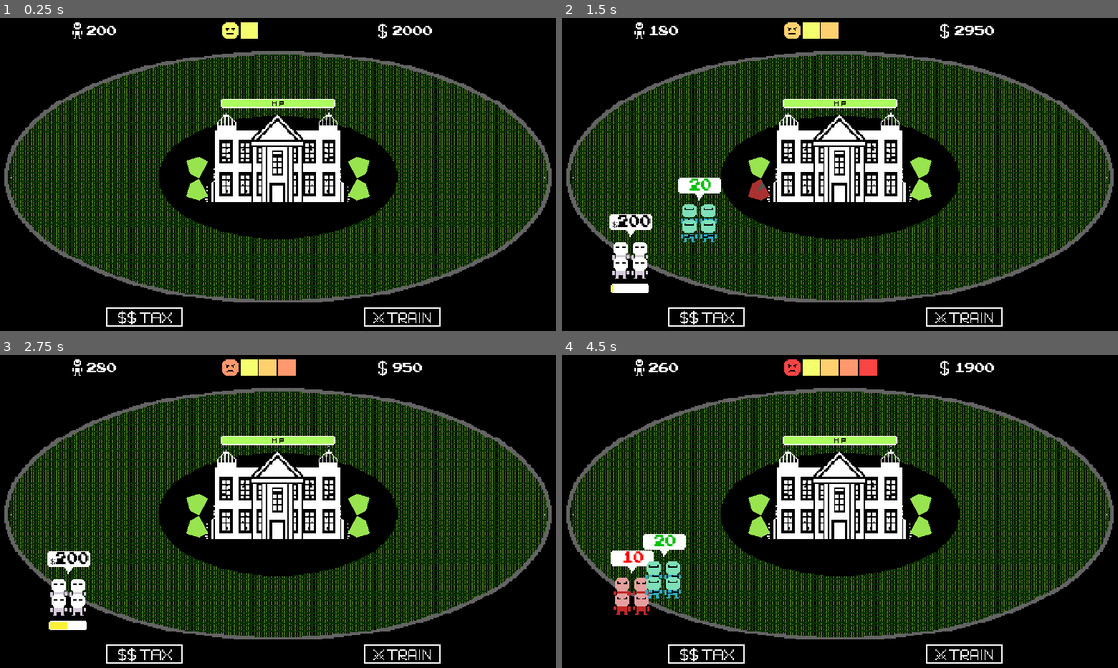
Above: before the commit, frames 1-4 (two rows, left to right).
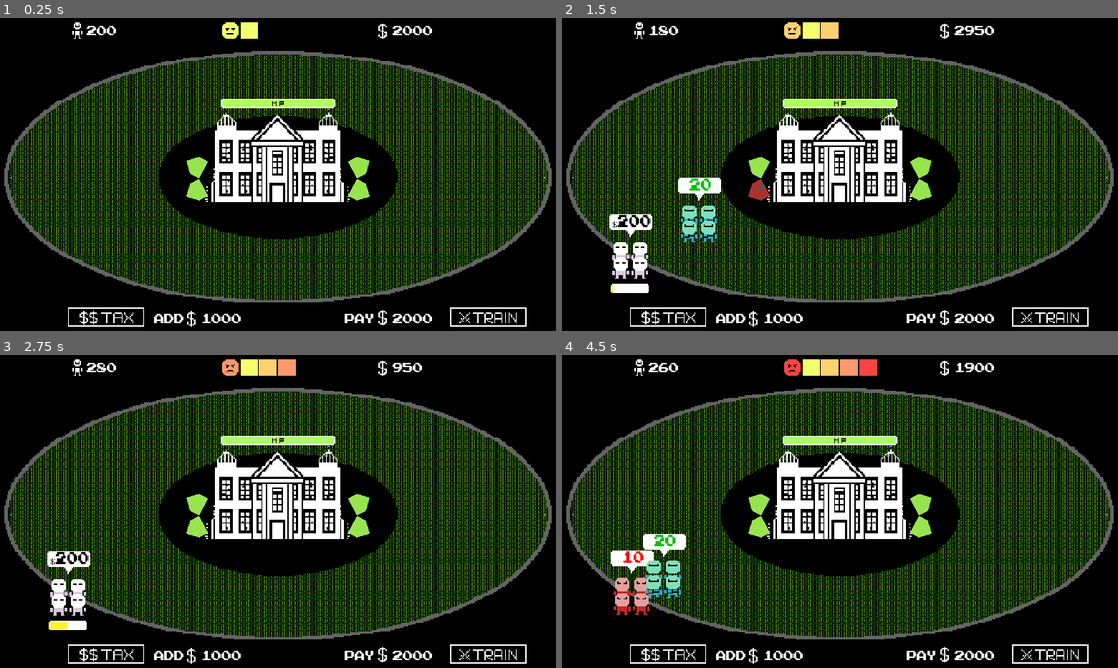
Above: after the commit, the same moments.

Repository: metalboyrick/riot-city-game
Game: Godot game, scene res://levels/level_base/level.tscn
The game is run twice, just before and just after one commit, with the same random seed, the same clock (stepped at 60 frames per second) and the same inputs. This scene is started directly instead of the project's main scene.
Inputs (mouse positions are in pixels of both pictures, inside the frame that each line leads up to; where the layout moved, square brackets give the same spot in the first picture):
- Up to frame 1 (0.25 s): no input
- Up to frame 2 (1.5 s): click (756, 193) at 0.52 s; click (667, 318) [706, 318] at 1.25 s
- Up to frame 3 (2.75 s): click (489, 655) [400, 655] at 2 s
- Up to frame 4 (4.5 s): click (756, 530) at 2.77 s; click (667, 655) [706, 655] at 3.5 s; click (1051, 655) [962, 655] at 4.25 s

The runs differ from the first frame. In frame 1, 1.2% of the frame differs, in the area x 12-95%, y 92-99%; in frame 2, 1.4%; in frame 3, 1.2%; in frame 4, 1.4%, in the area x 12-95%, y 65-99%.

Commit message:
added indicators for paying and adding

Diff:
--- a/actors/mob/mob.tscn
+++ b/actors/mob/mob.tscn
@@ -85,7 +85,6 @@
 
 [node name="AnimatedSprite" type="AnimatedSprite" parent="."]
 position = Vector2( 0.33371, 4.76837e-07 )
-scale = Vector2( 1, 1 )
 frames = SubResource( 7 )
 frame = 3
 speed_scale = 2.0
--- a/actors/soldier/soldier.tscn
+++ b/actors/soldier/soldier.tscn
@@ -51,7 +51,7 @@
 [node name="AnimatedSprite" type="AnimatedSprite" parent="."]
 position = Vector2( -7.15256e-07, 4.76837e-07 )
 frames = SubResource( 7 )
-frame = 5
+frame = 1
 speed_scale = 3.0
 playing = true
 
--- a/levels/level_base/level.gd
+++ b/levels/level_base/level.gd
@@ -35,6 +35,8 @@
 onready var n_anger_bar := get_node("GUI/AngerBar")
 onready var n_health_bar := get_node("GUI/HealthBar")
 onready var n_game_over_menu := get_node("GUI/GameOverMenu")
+onready var n_tax_label := get_node("GUI/TaxLabel")
+onready var n_train_label := get_node("GUI/TrainLabel")
 
 signal s_mob_money_ok(mob_id)
 signal s_can_deploy_soldier(spawner_id)
@@ -46,6 +48,8 @@
 
 	# set health bar value
 	n_health_bar.max_value = CENTRAL_HEALTH
+	n_tax_label.text = str(TAX_VALUE)
+	n_train_label.text = str(TRAINING_COST)
 
 	update_money(MONEY)
 	update_soldier(SOLDIER_AMOUNT)
--- a/levels/level_base/level.tscn
+++ b/levels/level_base/level.tscn
@@ -247,10 +247,55 @@
 "_edit_use_anchors_": false
 }
 
+[node name="TaxLabel" type="Label" parent="GUI"]
+margin_left = 176.0
+margin_top = 248.0
+margin_right = 216.0
+margin_bottom = 265.0
+custom_fonts/font = SubResource( 12 )
+text = "40"
+__meta__ = {
+"_edit_use_anchors_": false
+}
+
+[node name="AddLabel" type="Label" parent="GUI"]
+margin_left = 136.0
+margin_top = 248.0
+margin_right = 176.0
+margin_bottom = 285.0
+custom_fonts/font = SubResource( 12 )
+text = "Add
+"
+__meta__ = {
+"_edit_use_anchors_": false
+}
+
+[node name="AddLabel2" type="Label" parent="GUI"]
+margin_left = 296.0
+margin_top = 248.0
+margin_right = 336.0
+margin_bottom = 285.0
+custom_fonts/font = SubResource( 12 )
+text = "Pay"
+__meta__ = {
+"_edit_use_anchors_": false
+}
+
+[node name="TrainLabel" type="Label" parent="GUI"]
+margin_left = 336.0
+margin_top = 248.0
+margin_right = 384.0
+margin_bottom = 265.0
+custom_fonts/font = SubResource( 12 )
+text = "40"
+__meta__ = {
+"_edit_use_anchors_": false
+}
+
 [node name="TaxButton" type="TextureButton" parent="GUI"]
-margin_left = 96.0
+margin_left = 64.0
 margin_top = 247.0
-margin_right = 160.0
+margin_right = 128.0
 margin_bottom = 267.0
 texture_normal = ExtResource( 8 )
 texture_pressed = ExtResource( 10 )
@@ -259,9 +304,9 @@
 }
 
 [node name="TrainButton" type="TextureButton" parent="GUI"]
-margin_left = 312.0
+margin_left = 384.0
 margin_top = 247.0
-margin_right = 376.0
+margin_right = 448.0
 margin_bottom = 267.0
 texture_normal = ExtResource( 11 )
 texture_pressed = ExtResource( 9 )
@@ -306,6 +351,26 @@
 margin_bottom = 24.0
 texture = ExtResource( 14 )
 
+[node name="TextureRect3" type="TextureRect" parent="GUI"]
+margin_left = 160.0
+margin_top = 248.0
+margin_right = 176.0
+margin_bottom = 265.0
+texture = ExtResource( 14 )
+__meta__ = {
+"_edit_use_anchors_": false
+}
+
+[node name="TextureRect4" type="TextureRect" parent="GUI"]
+margin_left = 320.0
+margin_top = 247.0
+margin_right = 336.0
+margin_bottom = 264.0
+texture = ExtResource( 14 )
+__meta__ = {
+"_edit_use_anchors_": false
+}
+
 [connection signal="s_mob_entered" from="CentralBuilding" to="." method="_on_CentralBuilding_s_mob_entered"]
 [connection signal="pressed" from="GUI/TaxButton" to="." method="_on_TaxButton_pressed"]
 [connection signal="pressed" from="GUI/TrainButton" to="." method="_on_TrainButton_pressed"]
Not shown, added: assets/static/clock_icon.png.import
Not shown, added: assets/title/title_screen.png.import
Not shown, added: assets/title/title_screen_lone.png.import
Not shown, added: assets/ui/menu/start_btn_normal.png.import
Not shown, added: assets/ui/menu/start_btn_pressed.png.import
Not shown: 6 places in levels/level_base/level.tscn that only renumber resources
